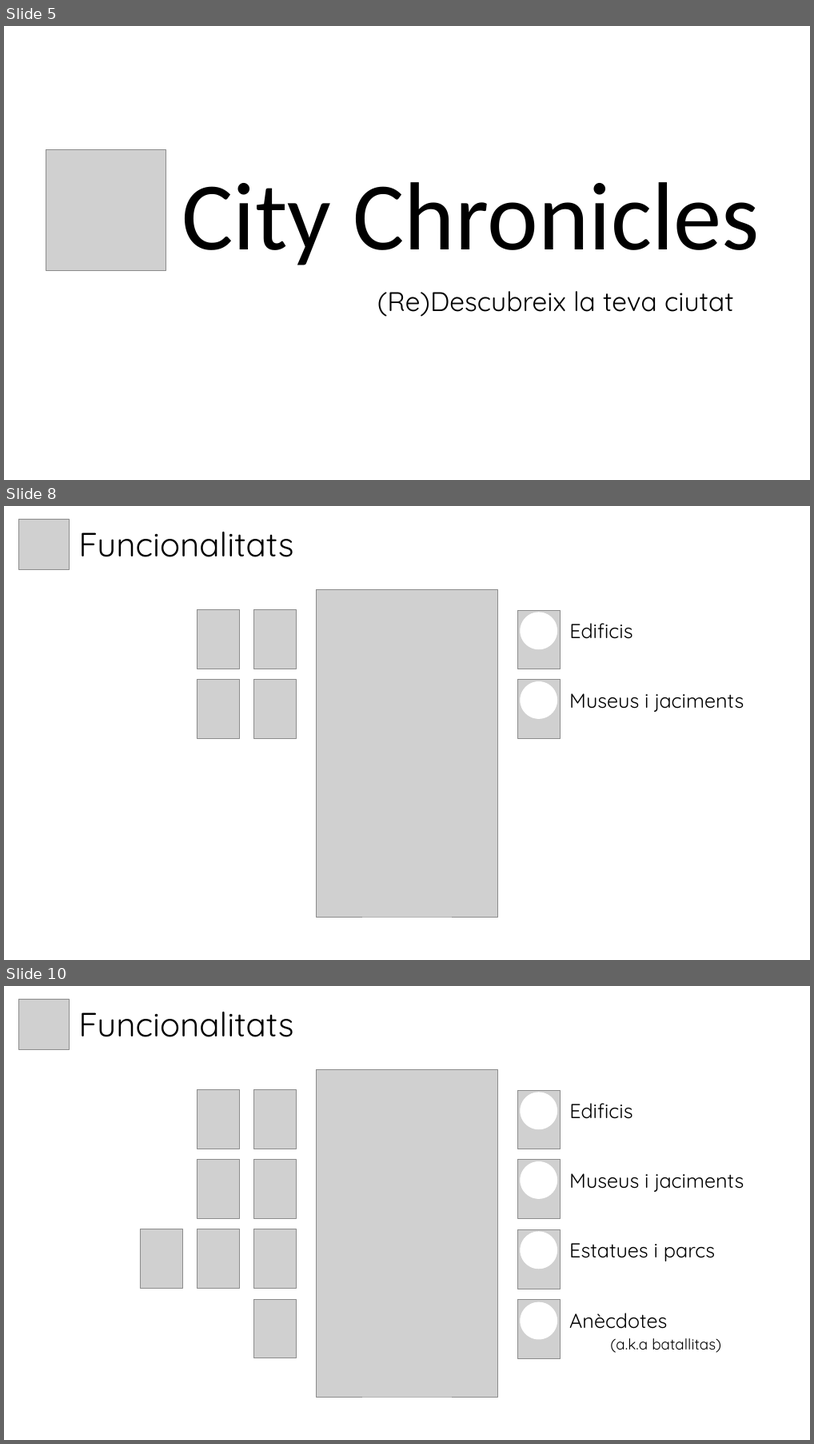
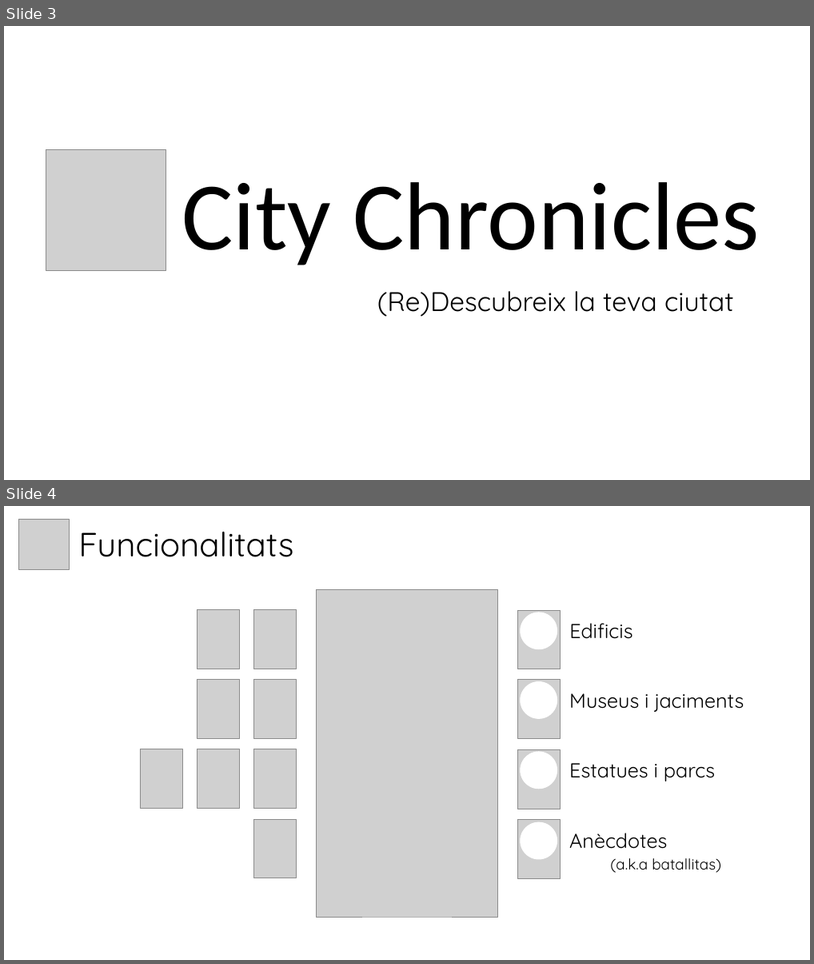
Before and after one commit to somhackathon19/somhackathon19-blankspace, a slide deck: Presentacio_Grup13_BlankSpace.pptx. Shown one above the other, each under a label of ours: slides 5, 8 and 10 before the commit, slides 3 and 4 after it; the slides between them are not shown. The pictures are 814x1444 and 814x964 pixels, drawn with LibreOffice and Linux fonts; fonts in the diff are those of the drawing; grey boxes stand for pictures; background and template pictures are left out. Boxes give left, top, right and bottom in pixels: in the first picture for what was removed or moved away, otherwise in the second. Text is boxed around its words. In the diff, an @@ line names an element or a change of style, - is before the commit and + after.

```diff
--- a/Presentacio_Grup13_BlankSpace.pptx
+++ b/Presentacio_Grup13_BlankSpace.pptx
@@ slide 8 removed at [4,506,810,960], background picture (left out) @@
@@ picture removed at [18,519,69,569] @@
@@ text removed at [78,532,294,557] @@
-Funcionalitats
@@ picture removed at [317,589,498,916] @@
@@ picture removed at [197,609,240,668] @@
@@ picture removed at [254,609,297,668] @@
@@ picture removed at [518,610,561,668] @@
@@ ellipse removed at [521,612,558,649] @@
@@ text removed at [570,623,633,639] @@
-Edificis
@@ picture removed at [197,679,240,738] @@
@@ picture removed at [254,680,297,738] @@
@@ picture removed at [518,680,561,738] @@
@@ ellipse removed at [521,681,558,718] @@
@@ text removed at [570,693,745,712] @@
-Museus i jaciments
@@ what was slide 5 is now slide 3 @@
@@ what was slide 10 is now slide 4 @@
```
Also in this commit, not shown: 1 slide changed, 13 other slides removed.
